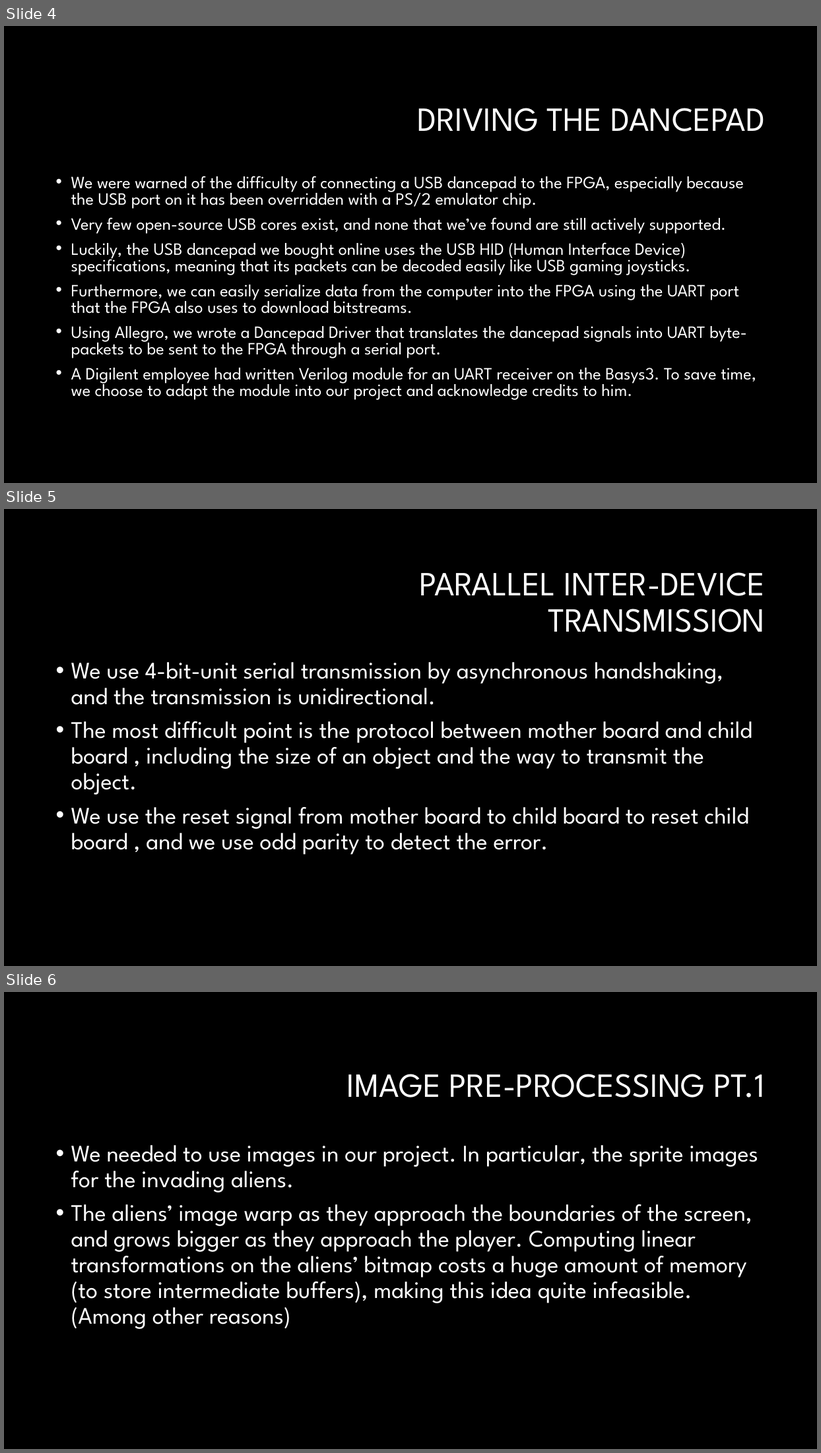
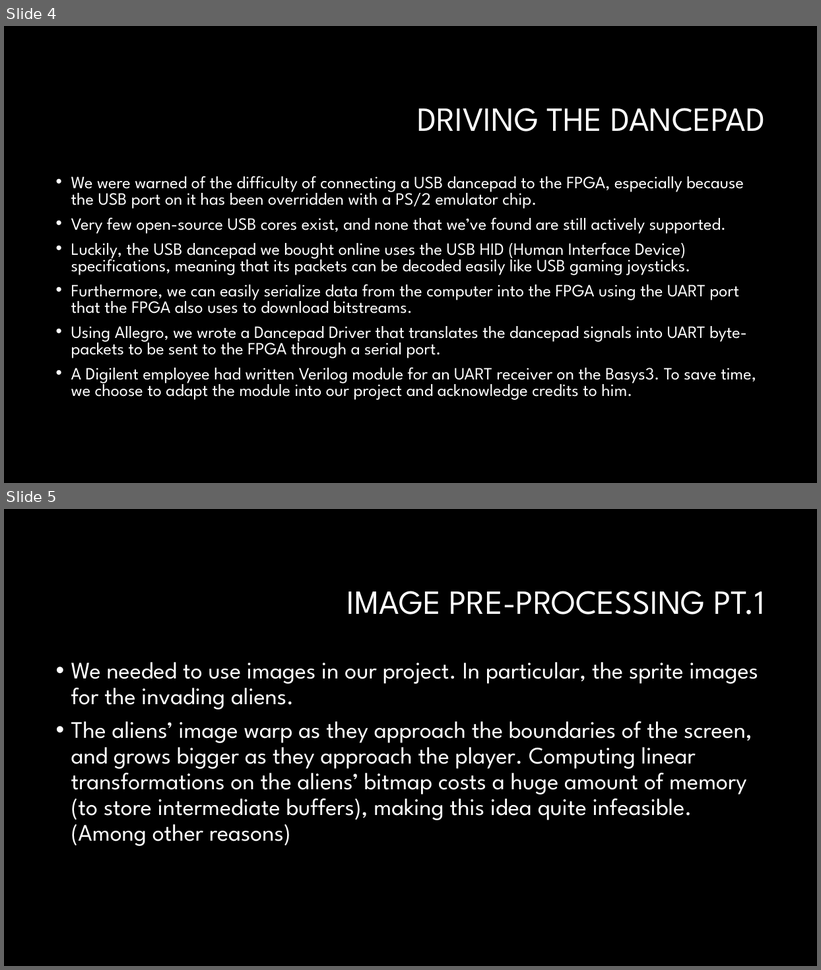
Before and after one commit to 1018peter/Dance-Invaders, a slide deck: Dance invaders.pptx. Shown one above the other, each under a label of ours: slides 4, 5 and 6 before the commit, slides 4 and 5 after it. The pictures are 821x1453 and 821x970 pixels, drawn with LibreOffice and Linux fonts; fonts in the diff are those of the drawing; background and template pictures are left out. Boxes give left, top, right and bottom in pixels: in the first picture for what was removed or moved away, otherwise in the second. Text is boxed around its words. In the diff, an @@ line names an element or a change of style, - is before the commit and + after.

```diff
--- a/Dance invaders.pptx
+++ b/Dance invaders.pptx
@@ slide 5 removed at (4, 509, 817, 966), background #000000 @@
@@ title removed at (420, 572, 766, 632) @@
-PARALLEL INTER-DEVICE TRANSMISSION
@@ text removed at (71, 662, 752, 855) @@
-• We use 4-bit-unit serial transmission by asynchronous handshaking, and the transmission is unidirectional.
-• The most difficult point is the protocol between mother board and child board , including the size of an object and the way to transmit the object.
-• We use the reset signal from mother board to child board to reset child board , and we use odd parity to detect the error.
@@ what was slide 6 is now slide 5 @@
```
Also in this commit, not shown: 1 other file.
